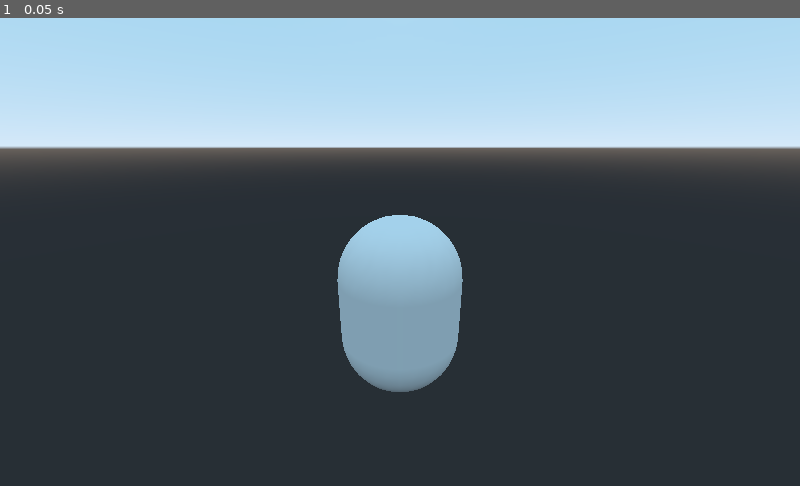
Above: before the commit, frame 1.
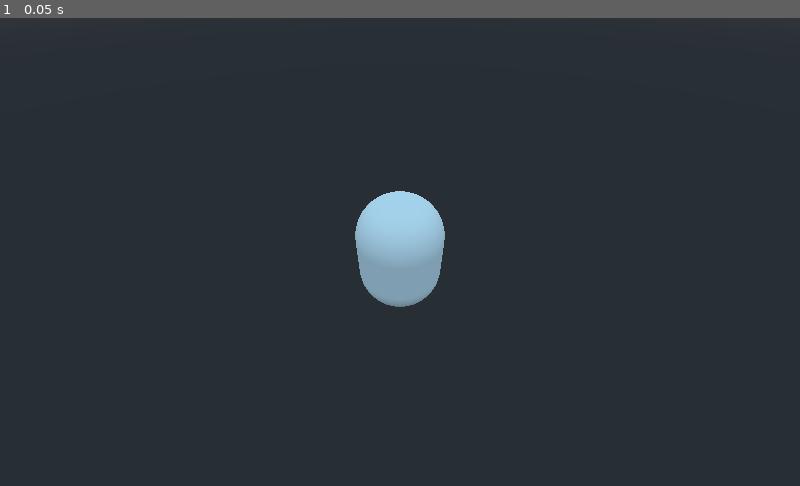
Above: after the commit, the same moment.

Repository: akulkarni3472/GodotWildJam-53
Game: Godot game, scene res://Player/Player.tscn
The game is run twice, just before and just after one commit, with the same random seed, the same clock (stepped at 60 frames per second) and the same inputs.
Inputs:
- Up to frame 1 (0.05 s): no input

The runs differ from the first frame. In frame 1, 36% of the frame differs, in the area x 0-100%, y 0-80%.

Commit message:
Added springarm camera & basic lvl 1

Diff:
--- /dev/null
+++ b/Levels/Level 1.tscn
@@ -0,0 +1,22 @@
+[gd_scene load_steps=4 format=2]
+
+[ext_resource path="res://Player/Player.tscn" type="PackedScene" id=1]
+
+[sub_resource type="BoxShape" id=1]
+extents = Vector3( 1, 0.064269, 1 )
+
+[sub_resource type="PlaneMesh" id=2]
+
+[node name="Level 1" type="Spatial"]
+
+[node name="KinematicBody" type="KinematicBody" parent="."]
+transform = Transform( 5, 0, 0, 0, 1, 0, 0, 0, 5, 0, 0, 0 )
+
+[node name="CollisionShape" type="CollisionShape" parent="KinematicBody"]
+transform = Transform( 1, 0, 0, 0, 1, 0, 0, 0, 1, 0, -0.0625725, 0 )
+shape = SubResource( 1 )
+
+[node name="MeshInstance" type="MeshInstance" parent="KinematicBody"]
+mesh = SubResource( 2 )
+
+[node name="Player" parent="." instance=ExtResource( 1 )]
--- a/Player/Player.tscn
+++ b/Player/Player.tscn
@@ -1,19 +1,27 @@
-[gd_scene load_steps=3 format=2]
+[gd_scene load_steps=4 format=2]
 
 [sub_resource type="CapsuleShape" id=1]
 
+[sub_resource type="SphereShape" id=3]
+
 [sub_resource type="CapsuleMesh" id=2]
 
-[node name="Player" type="RigidBody"]
+[node name="Player" type="KinematicBody"]
 transform = Transform( 1, 0, 0, 0, 1, 0, 0, 0, 1, 0, 1.483, 0 )
 
 [node name="CollisionShape" type="CollisionShape" parent="."]
 transform = Transform( 1, 0, 0, 0, -4.37114e-08, -1, 0, 1, -4.37114e-08, 0, 0, 0 )
 shape = SubResource( 1 )
 
-[node name="Camera" type="Camera" parent="."]
-transform = Transform( 1, 0, 0, 0, 0.942356, 0.334613, 0, -0.334613, 0.942356, 0, 2.48351, 4.392 )
+[node name="SpringArm" type="SpringArm" parent="."]
+transform = Transform( 1, 0, 0, 0, 0.707107, 0.707107, 0, -0.707107, 0.707107, 0, 0, 0 )
+shape = SubResource( 3 )
+spring_length = 7.0
+margin = 0.2
+
+[node name="Camera" type="Camera" parent="SpringArm"]
 fov = 76.9315
+near = 0.2
 
 [node name="MeshInstance" type="MeshInstance" parent="."]
 transform = Transform( 1, 0, 0, 0, -4.37114e-08, -1, 0, 1, -4.37114e-08, 0, 0, 0 )
Not shown, changed: .mono/metadata/ide_messaging_meta.txt
